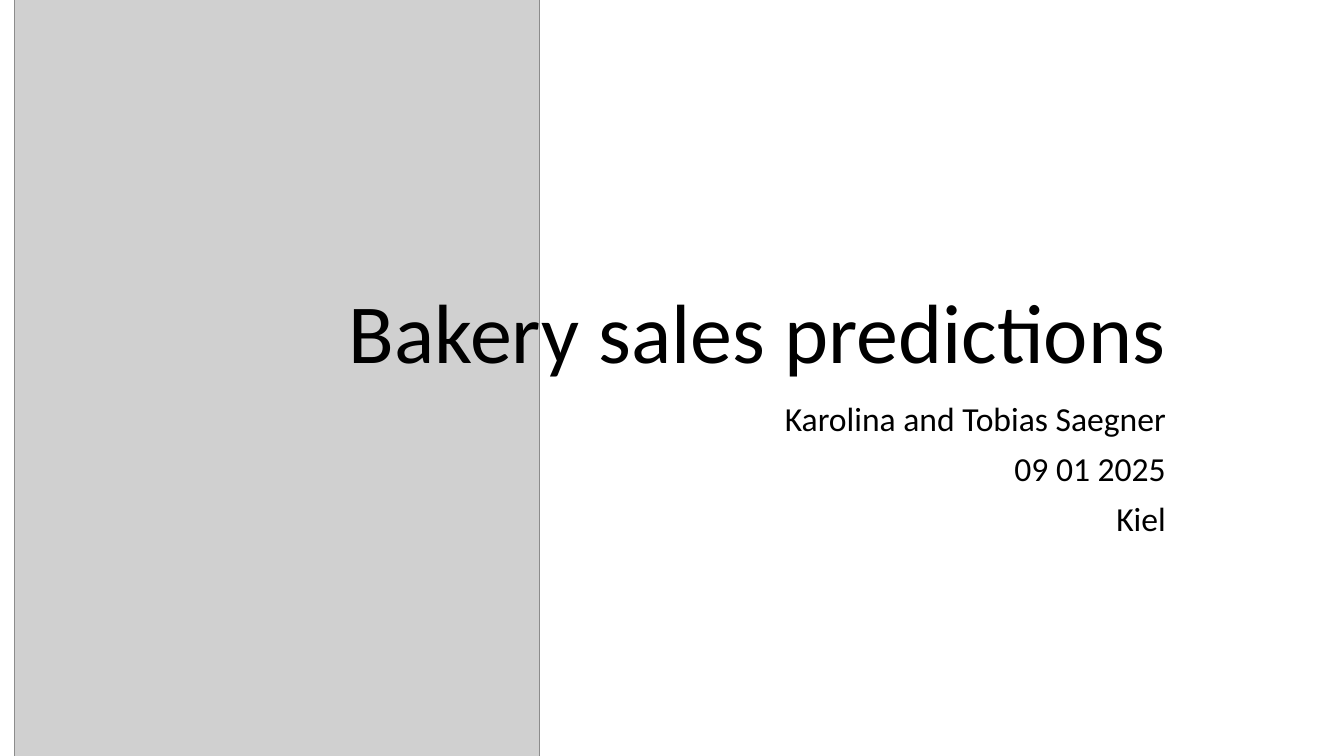
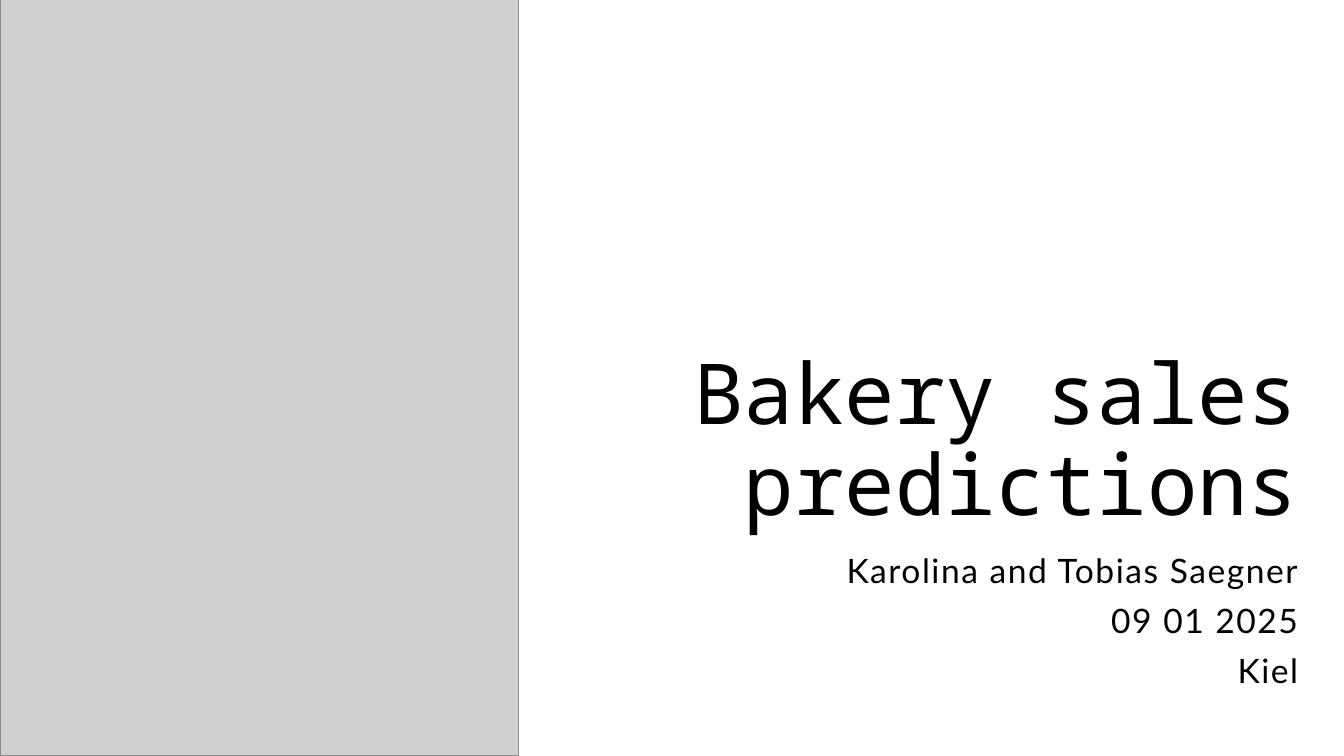
Before and after one commit to tobiassae/datasciencebakery-group-2, a slide deck: slide 1 of 4_Presentation/Bakery sales predictions.pptx. Drawn at 1344x756 pixels with LibreOffice and Linux fonts; fonts in the diff are those of the drawing; grey boxes stand for pictures. Boxes give left, top, right and bottom in pixels: in the first picture for what was removed or moved away, otherwise in the second. Text is boxed around its words. In the diff, an @@ line names an element or a change of style, - is before the commit and + after.

```diff
--- a/4_Presentation/Bakery sales predictions.pptx
+++ b/4_Presentation/Bakery sales predictions.pptx
@@ picture: place and size @@
-picture at <box>14,0,539,756</box>
+picture at <box>0,0,518,756</box>
@@ title "Bakery sales predictions": place and size @@
-title "Bakery sales predictions" at <box>349,294,1165,383</box>
+title "Bakery sales predictions" at <box>693,360,1298,535</box>
@@ title "Bakery sales predictions" at <box>693,360,1298,535</box>: font Calibri to Noto Sans Mono @@
@@ subtitle "Karolina and Tobias Saegner": place and size @@
-subtitle "Karolina and Tobias Saegner" at <box>785,407,1166,532</box>
+subtitle "Karolina and Tobias Saegner" at <box>847,558,1299,684</box>
@@ subtitle "Karolina and Tobias Saegner" at <box>847,558,1299,684</box>: font Calibri to Lato, letter spacing 0 to 1.1 pt @@
```
Also in this commit, not shown: 9 other slides changed, 1 other file.
